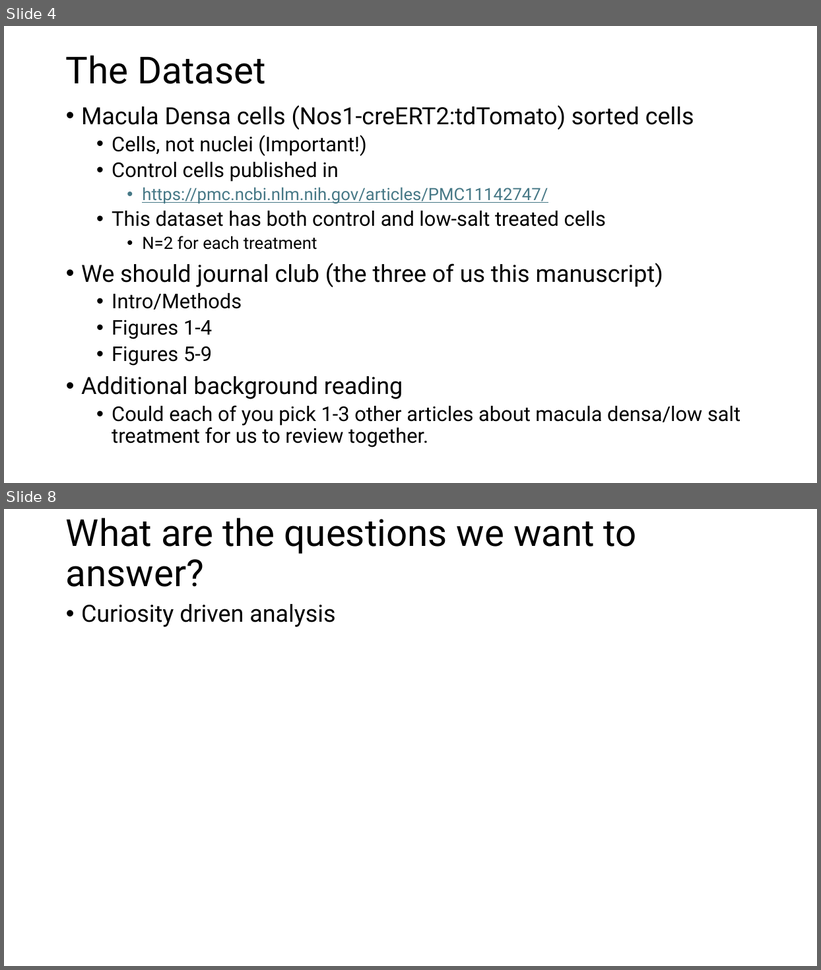
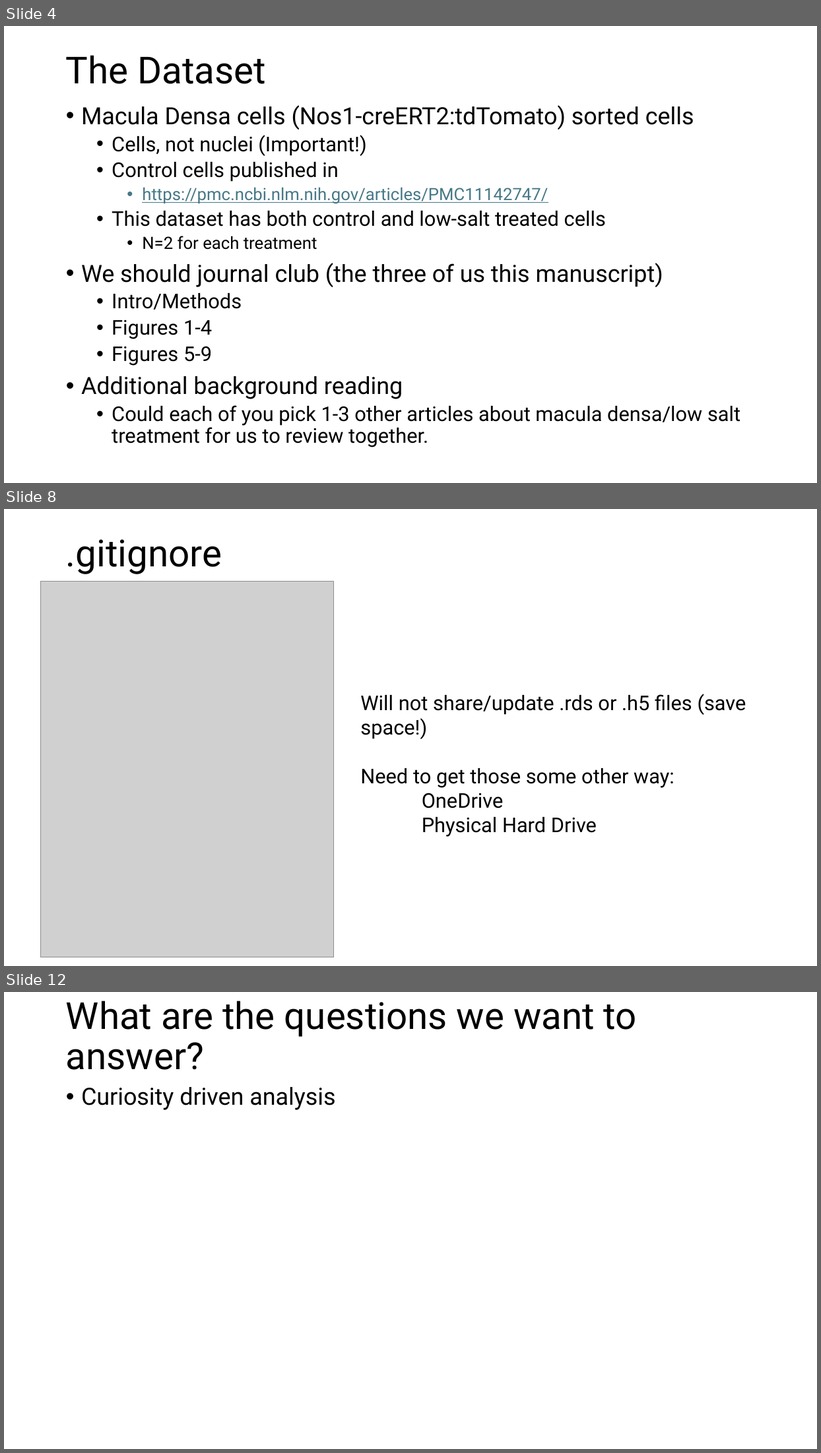
Before and after one commit to usckrc/macula_densa_scRNAseq, a slide deck: presentations/project_introduction_jwn.pptx. Shown one above the other, each under a label of ours: slides 4 and 8 before the commit, slides 4, 8 and 12 after it; the slides between them are not shown. The pictures are 821x970 and 821x1453 pixels, drawn with LibreOffice and Linux fonts; fonts in the diff are those of the drawing; grey boxes stand for pictures. Boxes give left, top, right and bottom in pixels: in the first picture for what was removed or moved away, otherwise in the second. Text is boxed around its words. In the diff, an @@ line names an element or a change of style, - is before the commit and + after.

```diff
--- a/presentations/project_introduction_jwn.pptx
+++ b/presentations/project_introduction_jwn.pptx
@@ slide 8 added at (4,509,817,966), background #FFFFFF @@
@@ title added at (66,539,222,574), 44 pt, text #000000 @@
+.gitignore
@@ picture added at (40,582,334,958) @@
@@ text added at (360,694,746,837), 24 pt, text #000000 @@
+Will not share/update .rds or .h5 files (save space!)
+Need to get those some other way:
+OneDrive
+Physical Hard Drive
@@ what was slide 8 is now slide 12 @@
```
Also in this commit, not shown: 5 slides changed, 11 other slides added, 3 slides removed, 4 other files.
